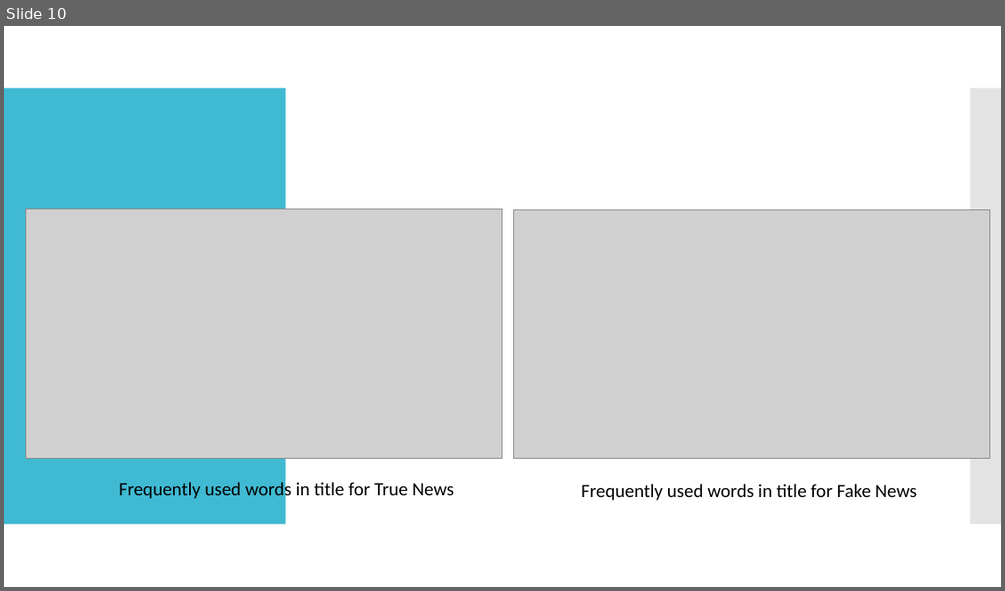
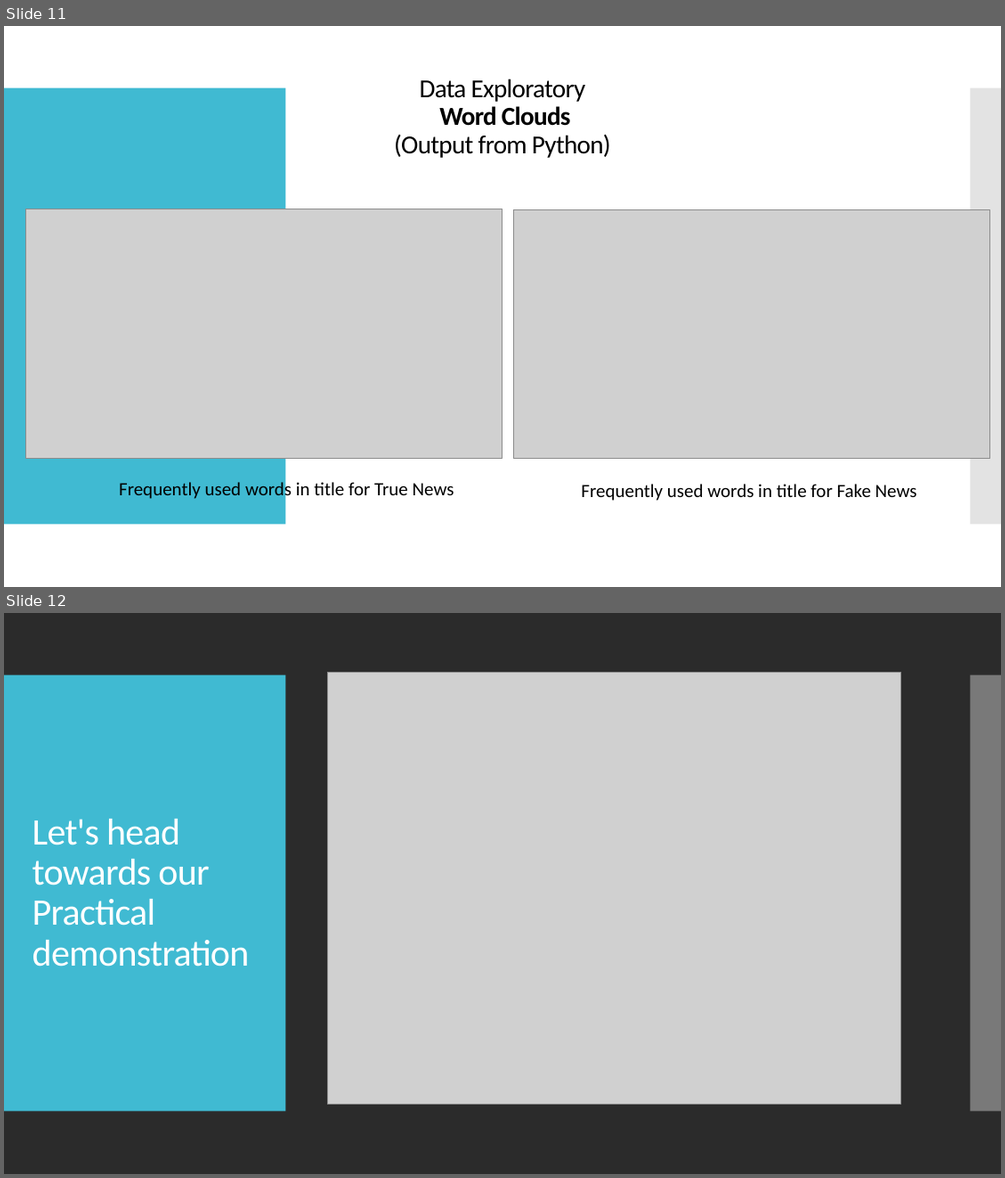
Before and after one commit to matthewbelevski/project-3, a slide deck: Project 3 - Final Presentation.pptx. Shown one above the other, each under a label of ours: slide 10 before the commit, slides 11 and 12 after it. The pictures are 1005x591 and 1005x1178 pixels, drawn with LibreOffice and Linux fonts; fonts in the diff are those of the drawing; grey boxes stand for pictures; background and template pictures are left out; a plain dark background stands for a picture behind light text. Boxes give left, top, right and bottom in pixels: in the first picture for what was removed or moved away, otherwise in the second. Text is boxed around its words. In the diff, an @@ line names an element or a change of style, - is before the commit and + after.

```diff
--- a/Project 3 - Final Presentation.pptx
+++ b/Project 3 - Final Presentation.pptx
@@ slide 12 added at <box>4,613,1001,1174</box>, background picture (left out); not listed: 2 template elements that a slide beside it also shows @@
@@ picture added at <box>327,672,900,1103</box> @@
@@ title added at <box>32,819,250,966</box>, 36 pt, text #FFFFFF @@
+Let's head towards our Practical demonstration
@@ what was slide 10 is now slide 11 @@
@@ slide 11 changed as well @@
@@ title added at <box>394,79,611,158</box>, 25 pt, text #000000 @@
+Data Exploratory
+Word Clouds
+(Output from Python)
```
Also in this commit, not shown: 9 other slides changed, 1 other slide added, 1 slide removed, 4 other files.
